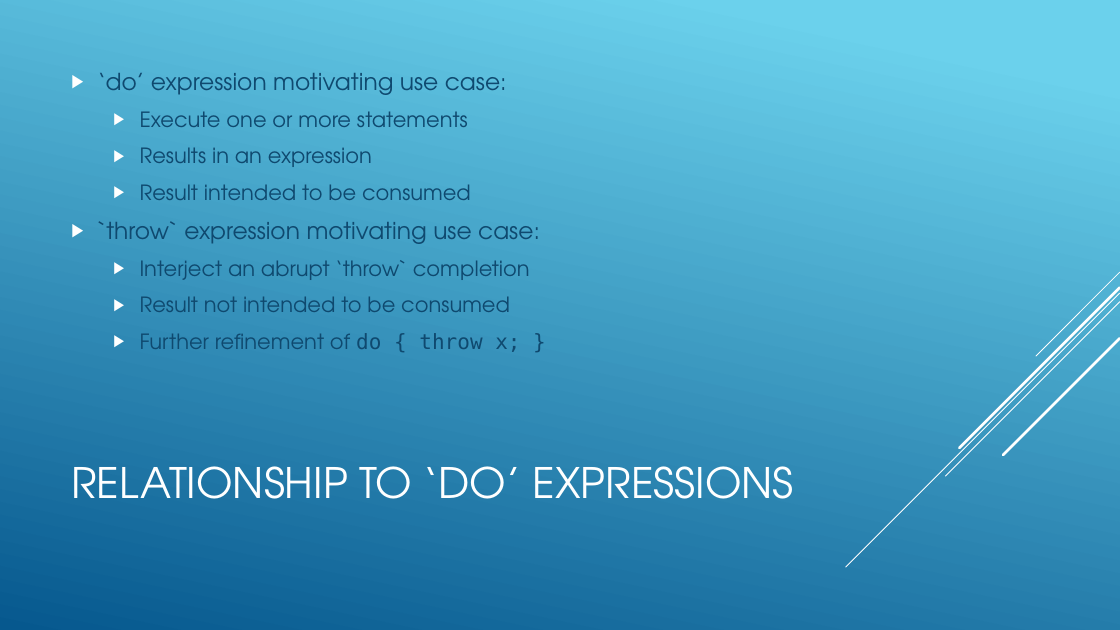
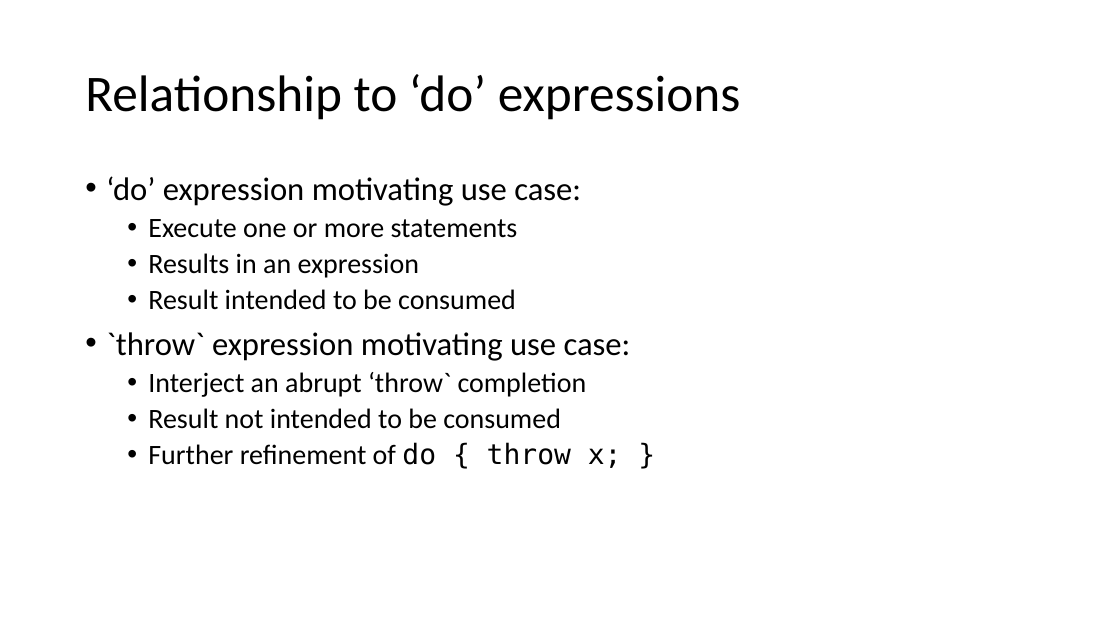
Before and after one commit to tc39/proposal-throw-expressions, a slide deck: slide 6 of docs/ThrowExpressions-tc39.pptx (slide 4 before the commit). Drawn at 1120x630 pixels with LibreOffice and Linux fonts; fonts in the diff are those of the drawing. Boxes give left, top, right and bottom in pixels: in the first picture for what was removed or moved away, otherwise in the second. Text is boxed around its words. In the diff, an @@ line names an element or a change of style, - is before the commit and + after.

```diff
--- a/docs/ThrowExpressions-tc39.pptx
+++ b/docs/ThrowExpressions-tc39.pptx
@@ background gradient #6ED2EB to #06588E to #FFFFFF @@
@@ title at [85,74,741,120]: text changed; size 36 to 44 pt; font TeX Gyre Adventor to Calibri; text colour #FFFFFF to #000000 @@
-RELATIONSHIP TO ‘DO’ EXPRESSIONS
+Relationship to ‘do’ expressions
@@ text "‘do’ expression motivating use case:": place and size @@
-text "‘do’ expression motivating use case:" at [98,73,540,352]
+text "‘do’ expression motivating use case:" at [106,176,631,468]
@@ text "‘do’ expression motivating use case:" at [106,176,631,468]: size 20 to 28 pt in "‘do’ expression motivating use case:", "`throw` expression motivating use case:"; font TeX Gyre Adventor to Calibri, text colour #0F496F to #000000; size 18 to 24 pt in "Execute one or more statements", "Results in an expression", "Result intended to be consumed", "Interject an abrupt ‘throw` completion" and 2 more places; bullet ▶ to •; line spacing 1 to 0.9; less space between paragraphs @@
@@ group removed at [846,272,1120,567]: 5 lines @@
```
Also in this commit, not shown: 5 other slides changed, 1 slide added, 3 other files.
